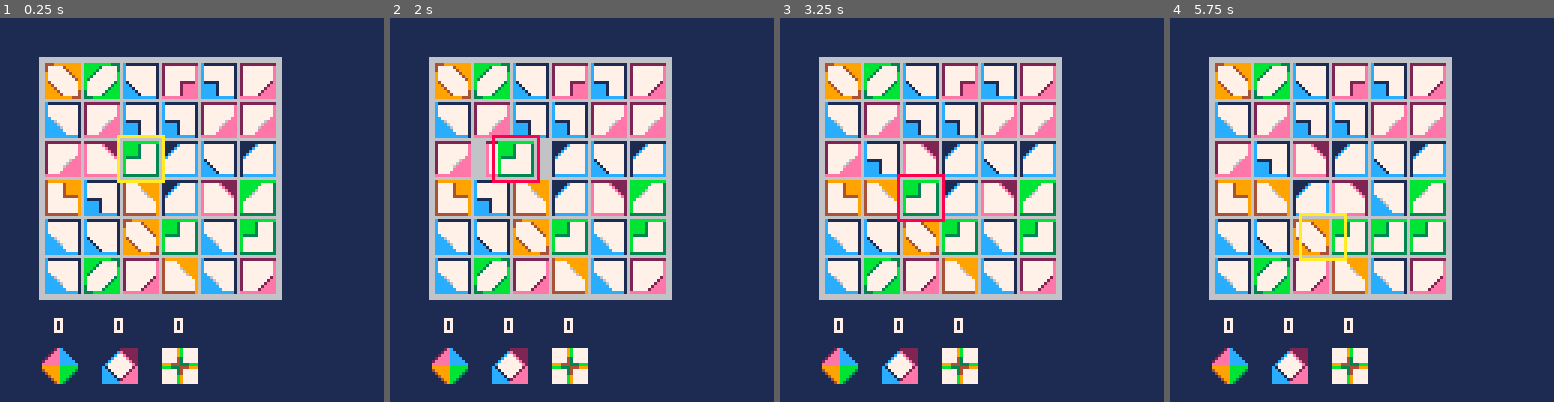
Above: before the commit, frames 1-4 (left to right).
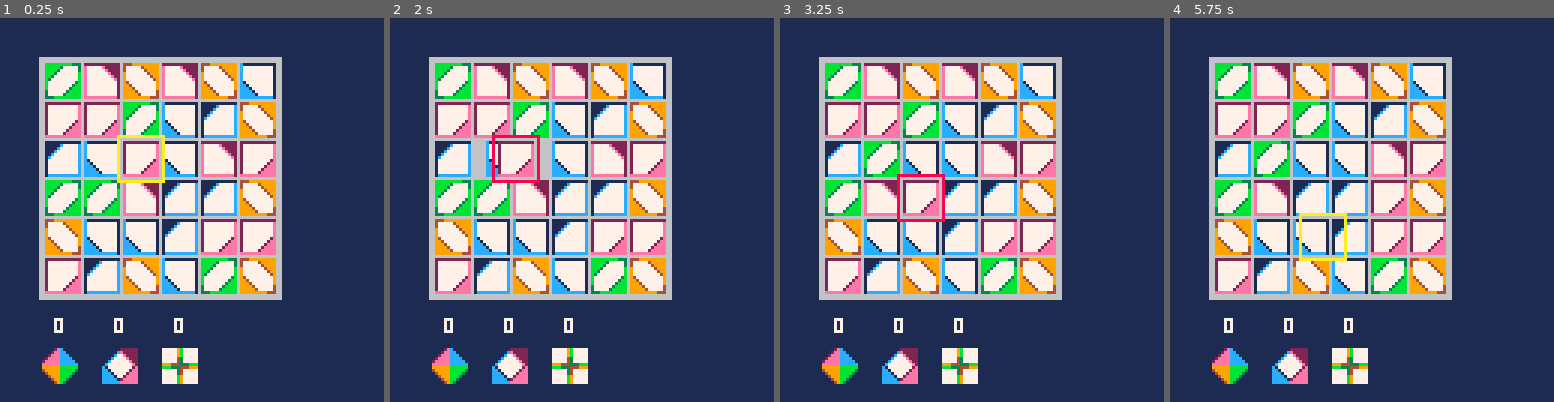
Above: after the commit, the same moments.

Repository: broquaint/pico8-carts
Game: PICO-8 cartridge eggjam4.p8
The game is run twice, just before and just after one commit, with the same random seed, the same clock (stepped at 60 frames per second) and the same inputs.
Inputs:
- Up to frame 1 (0.25 s): no input
- Up to frame 2 (2 s): tap O (Z key) at 0.33, 0.7, 1.43 s; tap X (X key) at 1.07 s; hold Left from 1.97 s (still down)
- Up to frame 3 (3.25 s): tap X (X key) every 0.33 s from 2.07 to 3.07 s; tap O (Z key) at 2.22, 3.1 s; release Left at 2.37 s; hold Down 2.42-2.82 s; hold Right from 2.87 s (still down)
- Up to frame 4 (5.75 s): tap X (X key) every 0.33 s from 3.4 to 5.73 s; release Right at 3.53 s; hold Up 3.58-4.08 s; tap O (Z key) at 3.98, 4.87 s; hold Right 4.13-4.53 s; hold Down 4.58-5.08 s; hold Left from 5.13 s (still down)

The runs differ from the first frame. In frame 1, 16% of the frame differs, in the area x 11-72%, y 11-72%; in frame 2, 16%; in frame 3, 16%; in frame 4, 16%.

Commit message:
Break up shapes into stages
This may or may not work out.

Diff:
--- a/eggjam4.p8
+++ b/eggjam4.p8
@@ -34,30 +34,36 @@
 s_circle   = 'circle'
 s_square   = 'square'
 
-grid_tiles={
+stage1_tiles = {
    {spr_idx=1,  shape=s_triangle, colour={azure=1},   matches={bl=17}},
    {spr_idx=3,  shape=s_triangle, colour={coral=1},   matches={br=20}},
    {spr_idx=5,  shape=s_triangle, colour={lime=1},    matches={tl=5, br=22, cl=21,cr=6}},
    {spr_idx=7,  shape=s_triangle, colour={orange=1},  matches={tr=8, bl=23, cl=7,cr=24}},
    {spr_idx=9,  shape=s_triangle, colour={navy=1},    matches={tl=9}},
-   {spr_idx=11, shape=s_triangle, colour={magenta=1}, matches={tr=12}},
-
+   {spr_idx=11, shape=s_triangle, colour={magenta=1}, matches={tr=12}}
+}
+
+stage2_tiles = merge({
    {spr_idx=65, shape=s_circle, colour={azure=1},  matches={bl=81}},
    {spr_idx=67, shape=s_circle, colour={coral=1},  matches={br=84}},
    {spr_idx=69, shape=s_circle, colour={lime=1},   matches={tl=69}},
-   {spr_idx=71, shape=s_circle, colour={orange=1}, matches={tr=72}},
-
+   {spr_idx=71, shape=s_circle, colour={orange=1}, matches={tr=72}}
+}, stage1_tiles)
+
+stage3_tiles = merge({
    {spr_idx=129, shape=s_square, colour={azure=1},  matches={bl=145}},
    {spr_idx=131, shape=s_square, colour={coral=1},  matches={br=148}},
    {spr_idx=133, shape=s_square, colour={lime=1},   matches={tl=133}},
    {spr_idx=135, shape=s_square, colour={orange=1}, matches={tr=136}},
-}
+}, stage2_tiles)
+
 tile_size  = 12
 space_size = 13
 
 tile_id = 1
+tally = {}
 function make_tile(gx, gy, x, y)
-   local tile = grid_tiles[randx(#grid_tiles)]
+   local tile = stage1_tiles[randx(#stage1_tiles)]
    x = x and x or gx*tile_size+gx
    y = y and y or gy*tile_size+gy
    local tid = tile_id
@@ -81,10 +87,14 @@
    for i = 1,6 do
       grid[i] = {}
       for j = 1,6 do
-         local tile = grid_tiles[randx(#grid_tiles)]
          grid[i][j] = make_tile(i, j)
       end
    end
+   tally = {
+      diamond = 0,
+      window = 0,
+      cross = 0,
+   }
 end
 
 function gt(gx, gy)
@@ -470,12 +480,6 @@
    set_play_state('idle')
 end
 
-tally = {
-   diamond = 0,
-   window = 0,
-   cross = 0,
-}
-
 function finish_swap(args)
    local state = 'idle'
    if player.tile_held then
